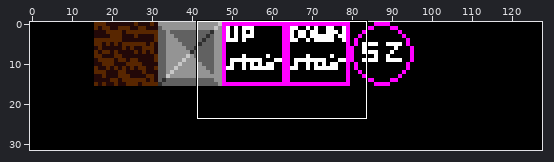
Sprite sheet -- Minge2022Summer/App/blocks.png. Above, an overview of the earlier version with the close-up marked.
Close-up. The starting point:
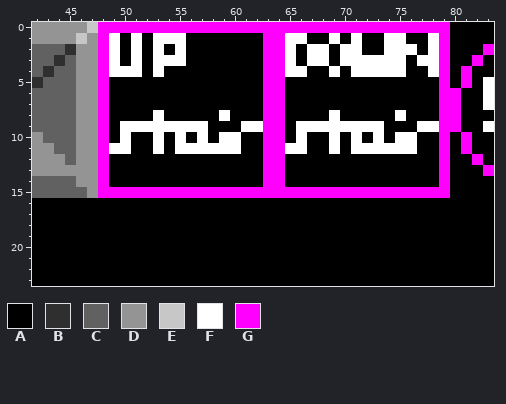
The file is 128x32 pixels. Shown: x 42..83, y 0..23.
Palette (. is transparent): A #000000  B #2f2f2f  C #616161  D #949494  E #c7c7c7  F #ffffff  G #ff00ff
Pixels before, first column x 42:
 0 DDDDDEGGGGGGGGGGGGGGGGGGGGGGGGGGGGGGGGAAAA
 1 DDDDEDGFAFAFFFAAAAAAAGGFFAAFAFAAFFAAFGAAAA
 2 CCCBDDGFAFAFAFAAAAAAAGGFAFFAFFAAFFFAFGAAAG
 3 CCBCDDGFAFAFFFAAAAAAAGGFAFFAFFFFFFAFFGAAGA
 4 CBCCDDGFFFAFAAAAAAAAAGGFFAAFAFFFFFAAFGAGAA
 5 BCCCDDGAAAAAAAAAAAAAAGGAAAAAAAAAAAAAAGAGAF
 6 CCCCDDGAAAAAAAAAAAAAAGGAAAAAAAAAAAAAAGGAAF
 7 CCCCDDGAAAAAAAAAAAAAAGGAAAAAAAAAAAAAAGGAAF
 8 CCCCDDGAAAAFAAAAAFAAAGGAAAAFAAAAAFAAAGGAAA
 9 CCCCDDGAFFFFFFFFAAAFFGGAFFFFFFFFAAAFFGGAAF
10 DCCCDDGAFAAFAFAFAFFAAGGAFAAFAFAFAFFAAGAGAA
11 DDCCDDGFFAAFAFFFFFFAAGGFFAAFAFFFFFFAAGAGAA
12 DDDCDDGAAAAAAAAAAAAAAGGAAAAAAAAAAAAAAGAAGA
13 DDDDDDGAAAAAAAAAAAAAAGGAAAAAAAAAAAAAAGAAAG
14 CCCCDDGAAAAAAAAAAAAAAGGAAAAAAAAAAAAAAGAAAA
15 CCCCCDGGGGGGGGGGGGGGGGGGGGGGGGGGGGGGGGAAAA
16 AAAAAAAAAAAAAAAAAAAAAAAAAAAAAAAAAAAAAAAAAA
17 AAAAAAAAAAAAAAAAAAAAAAAAAAAAAAAAAAAAAAAAAA
18 AAAAAAAAAAAAAAAAAAAAAAAAAAAAAAAAAAAAAAAAAA
19 AAAAAAAAAAAAAAAAAAAAAAAAAAAAAAAAAAAAAAAAAA
20 AAAAAAAAAAAAAAAAAAAAAAAAAAAAAAAAAAAAAAAAAA
21 AAAAAAAAAAAAAAAAAAAAAAAAAAAAAAAAAAAAAAAAAA
22 AAAAAAAAAAAAAAAAAAAAAAAAAAAAAAAAAAAAAAAAAA
23 AAAAAAAAAAAAAAAAAAAAAAAAAAAAAAAAAAAAAAAAAA
The result:
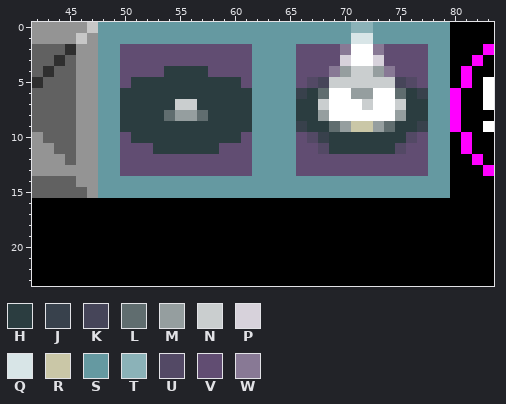
Colours new in this view: H #2b3d40  J #38414c  K #464559  L #606d6f  M #959e9f  N #cacecf  P #d7d2db  Q #d8e5e7  R #cac7a7  S #6599a1  T #8bb2b8  U #534965  V #614d72  W #887995
The edit:
Colour A becomes colour F in row 2 at x 72; in row 6 at x 69 to 70 and 73 to 74; in row 7 at x 69 to 71 and 73 to 74; in row 8 at x 70 to 74.
Colour A becomes colour H in row 4 at x 54 to 57; in row 5 at x 51 to 60; in row 6 at x 50 to 61, 67 and 76; in row 7 at x 50 to 54, 57 to 61, 66 to 67 and 76 to 77; in row 8 at x 50 to 52, 58, 60 to 61, 66 to 67 and 76 to 77; in row 9 at x 58 to 60 and 75 to 76.
Colour A becomes colour H in row 10 at x 51 to 52, 54, 56, 58, 70, 72 and 74; in row 11 at x 54 and 70.
Colour F becomes colour H in row 8 at x 53 and 59; in row 9 at x 50 to 57, 61 and 67 to 68; in row 10 at x 53, 55, 57, 59 to 60, 69, 71, 73 and 75; in row 11 at x 53, 55 to 58, 69 and 71 to 74.
Colour A becomes colour J in row 6 at x 66 and 77; in row 10 at x 68.
Colour F becomes colour J in row 9 at x 66 and 77.
Colour A becomes colour K in row 5 at x 68 and 75.
Colour A becomes colour L in row 6 at x 68 and 75; in row 8 at x 54 and 57; in row 9 at x 74.
Colour F becomes colour L in row 9 at x 69.
Colour A becomes colour M in row 4 at x 70; in row 6 at x 71 to 72; in row 8 at x 55 to 56 and 68.
Colour F becomes colour M in row 4 at x 73; in row 8 at x 75; in row 9 at x 70 and 73.
Colour A becomes colour N in row 5 at x 69 to 74; in row 7 at x 55 to 56, 68, 72 and 75.
Colour F becomes colour N in row 4 at x 71 to 72.
Colour F becomes colour P in row 3 at x 70 and 73.
Colour A becomes colour Q in row 1 at x 72.
Colour F becomes colour Q in row 1 at x 71.
Colour F becomes colour R in row 9 at x 71 to 72.
Colour A becomes colour S in row 1 at x 50, 52, 56 to 62, 67 to 68, 70, 73 and 76 to 77; in rows 2 to 4 at x 62; in rows 5 to 8 at x 49, 62, 65 and 78; in row 9 at x 49 and 65; in row 10 at x 49, 62, 65 and 78; in row 11 at x 62 and 78.
Colour A becomes colour S in rows 12 to 13 at x 49, 62, 65 and 78; in row 14 at x 49 to 62 and 65 to 78.
Colour F becomes colour S in row 1 at x 49, 51, 53 to 55, 65 to 66, 69, 74 to 75 and 78; in rows 2 to 4 at x 49, 65 and 78; in row 9 at x 62 and 78; in row 11 at x 49 and 65.
Colour G becomes colour S in row 0 at x 48 to 70 and 73 to 79; in rows 1 to 14 at x 48, 63 to 64 and 79; in row 15 at x 48 to 79.
Colour G becomes colour T in row 0 at x 71 to 72.
Colour A becomes colour U in row 5 at x 67 and 76; in row 10 at x 67; in row 11 at x 68.
Colour F becomes colour U in row 10 at x 76; in row 11 at x 75.
Colour A becomes colour V in row 2 at x 50, 52, 54, 56 to 61, 66, 69 and 77; in row 3 at x 50, 52, 56 to 61, 66, 69 and 76; in row 4 at x 52, 58 to 61, 67 to 68 and 76 to 77; in row 5 at x 50, 61, 66 and 77; in row 10 at x 61 and 77; in row 11 at x 51 to 52, 61, 67 and 77.
Colour A becomes colour V in rows 12 to 13 at x 50 to 61 and 66 to 77.
Colour F becomes colour V in row 2 at x 51, 53, 55, 67 to 68 and 74 to 76; in row 3 at x 51, 53 to 55, 67 to 68, 74 to 75 and 77; in row 4 at x 50 to 51, 53, 66 and 75; in row 10 at x 50 and 66; in row 11 at x 50, 59 to 60, 66 and 76.
Colour A becomes colour W in row 2 at x 73.
Colour F becomes colour W in row 2 at x 70; in row 4 at x 69 and 74.
Where, in picture pixels (left, top, right, bottom), the same in both close-ups:
changed: (98, 22, 450, 198)
